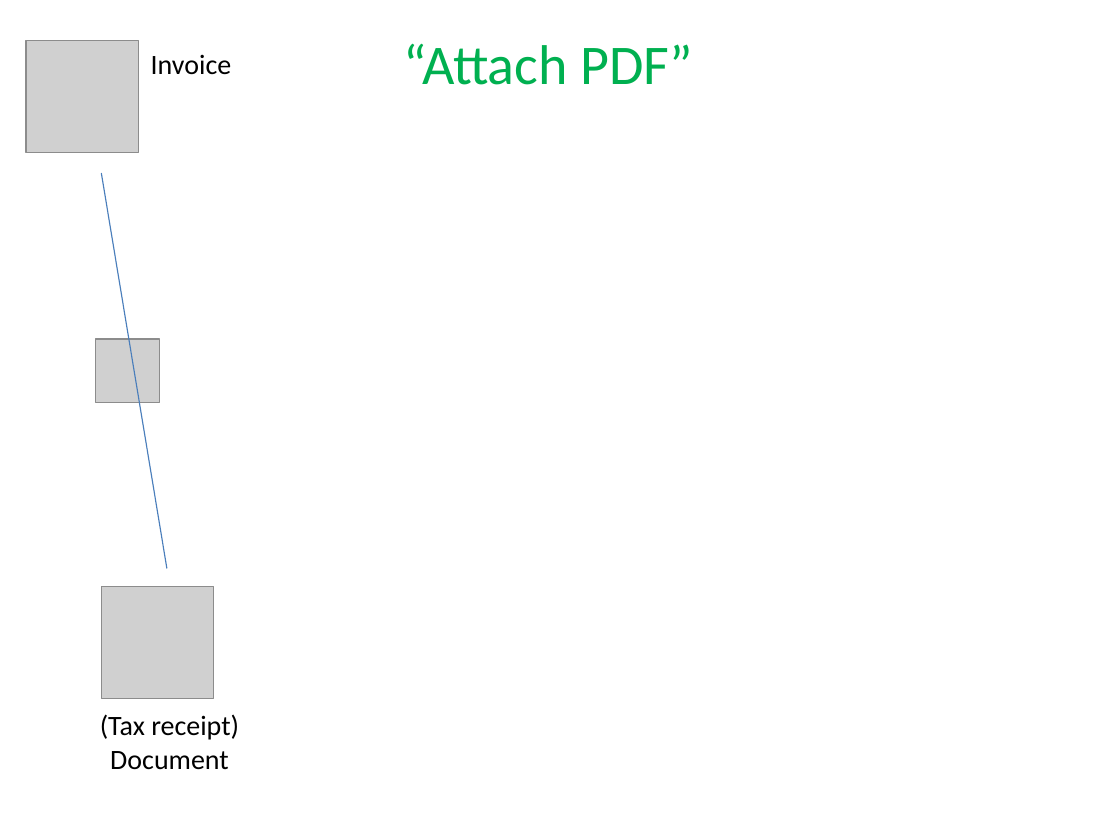
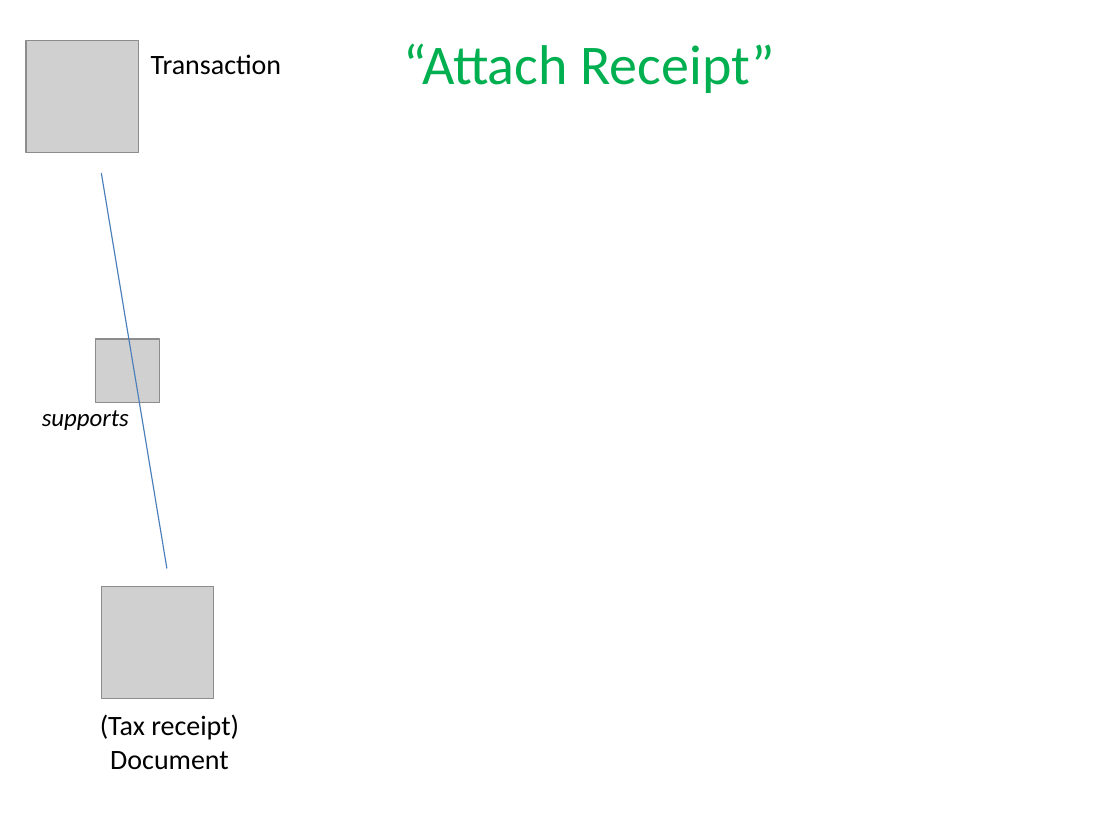
Before and after one commit to estatio/estatio, a slide deck: slide 19 of docs/docs-and-comms/attachments.pptx (slide 13 before the commit). Drawn at 1120x840 pixels with LibreOffice and Linux fonts; fonts in the diff are those of the drawing; grey boxes stand for pictures. Boxes give left, top, right and bottom in pixels: in the first picture for what was removed or moved away, otherwise in the second. Text is boxed around its words. In the diff, an @@ line names an element or a change of style, - is before the commit and + after.

Commit message:
EST-1146: updates the pptx for different attachment design

```diff
--- a/docs/docs-and-comms/attachments.pptx
+++ b/docs/docs-and-comms/attachments.pptx
@@ text at [151,54,281,75]: text changed @@
-Invoice
+Transaction
@@ text at [403,43,775,93]: text changed @@
-“Attach PDF”
+“Attach Receipt”
@@ text added at [42,410,129,430], 16 pt, text #000000, italic @@
+supports
```
Also in this commit, not shown: 14 other slides changed, 8 slides added, 2 slides removed.
